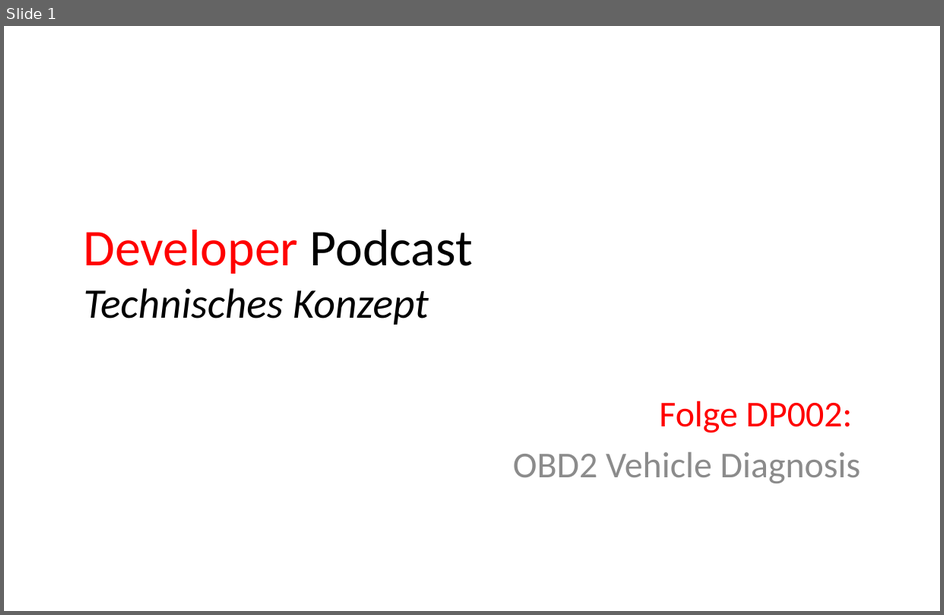
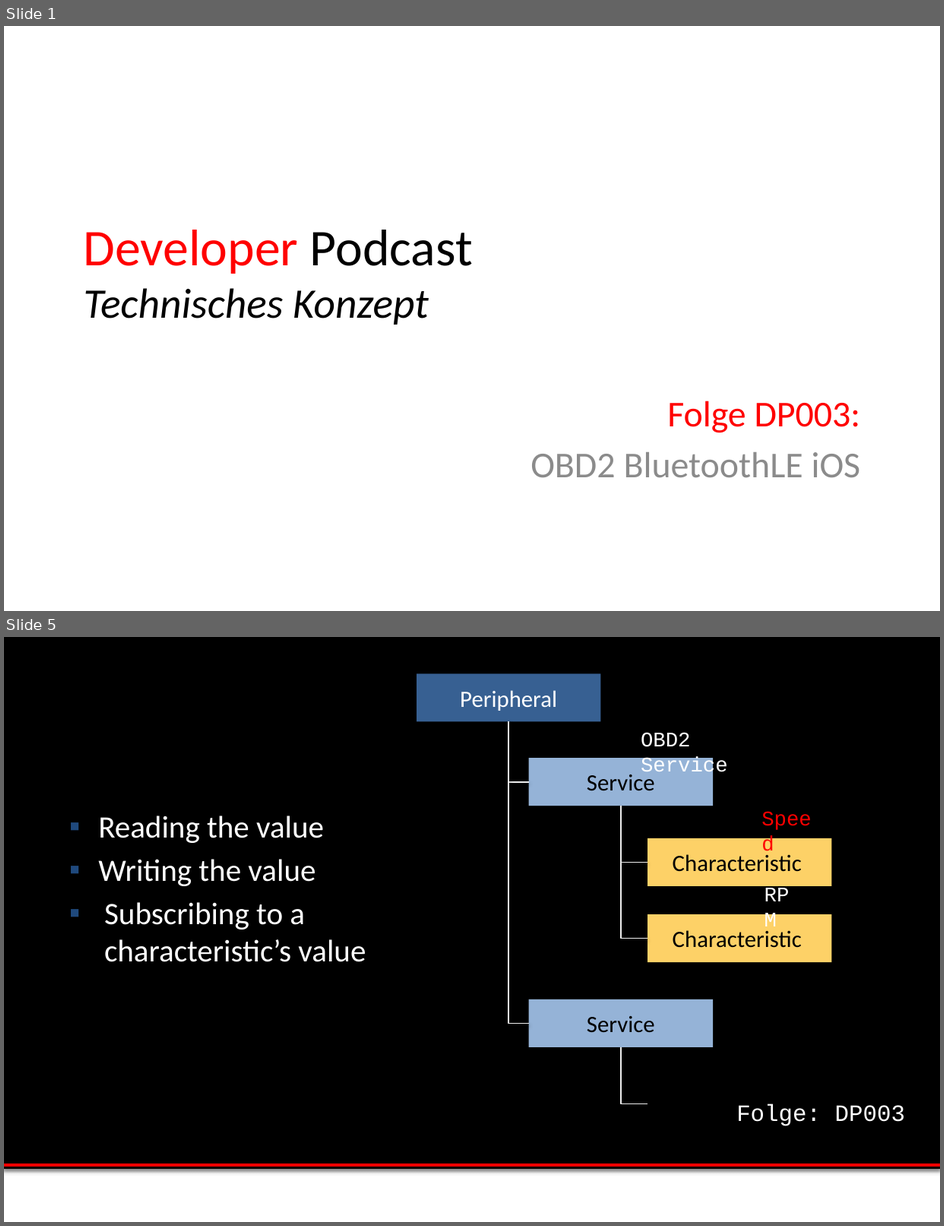
Before and after one commit to msedd/DP003-OBD2_BluetoothLE_iOS, a slide deck: DP003-Technische_Konzept.ppt. Shown one above the other, each under a label of ours: slide 1 before the commit, slides 1 and 5 after it; the slides between them are not shown. The pictures are 944x615 and 944x1226 pixels, drawn with LibreOffice and Linux fonts; fonts in the diff are those of the drawing; background and template pictures are left out. Boxes give left, top, right and bottom in pixels: in the first picture for what was removed or moved away, otherwise in the second. Text is boxed around its words. In the diff, an @@ line names an element or a change of style, - is before the commit and + after.

```diff
--- a/DP003-Technische_Konzept.ppt
+++ b/DP003-Technische_Konzept.ppt
@@ slide 5 added at [4,637,940,1222], background #FFFFFF @@
@@ rectangle added at [4,637,940,1169], fill #000000, outline #000000 0.75 pt @@
@@ rectangle added at [417,673,601,721], fill #376092, 18 pt, text #FFFFFF @@
+Peripheral
@@ elbow line added from (509, 721) to (529, 782), #EDEDED 1 pt @@
@@ elbow line added from (509, 721) to (529, 1024), #EDEDED 1 pt @@
@@ text added at [587,732,691,791], 16 pt, text #FFFFFF @@
+OBD2 Service
@@ rectangle added at [529,758,714,806], fill #95B3D7, 18 pt, text #000000 @@
+Service
@@ text added at [98,816,366,962], 24 pt, text #FFFFFF @@
+▪ Reading the value
+▪ Writing the value
+▪ Subscribing to a characteristic’s value
@@ elbow line added from (621, 806) to (648, 863), #EDEDED 1 pt @@
@@ elbow line added from (621, 806) to (648, 939), #EDEDED 1 pt @@
@@ text added at [762,806,819,831], 16 pt, text #FF0000 @@
+Speed
@@ rectangle added at [648,838,832,886], fill #FDD167, 18 pt, text #000000 @@
+Characteristic
@@ text added at [764,882,800,907], 16 pt, text #FFFFFF @@
+RPM
@@ rectangle added at [648,914,832,962], fill #FDD167, 18 pt, text #000000 @@
+Characteristic
@@ rectangle added at [529,1000,714,1047], fill #95B3D7, 18 pt, text #000000 @@
+Service
@@ elbow line added from (621, 1047) to (648, 1104), #EDEDED 1 pt @@
@@ text added at [737,1104,905,1126], 18 pt, text #FFFFFF @@
+Folge: DP003
@@ line added from (4, 1165) to (940, 1165), #FF0000 2 pt @@
@@ slide 1 changed as well @@
@@ subtitle at [531,401,861,477]: text changed @@
-Folge DP002:
-OBD2 Vehicle Diagnosis
+Folge DP003:
+OBD2 BluetoothLE iOS
```
Also in this commit, not shown: 9 other slides added, 9 slides removed, 10 other files.
